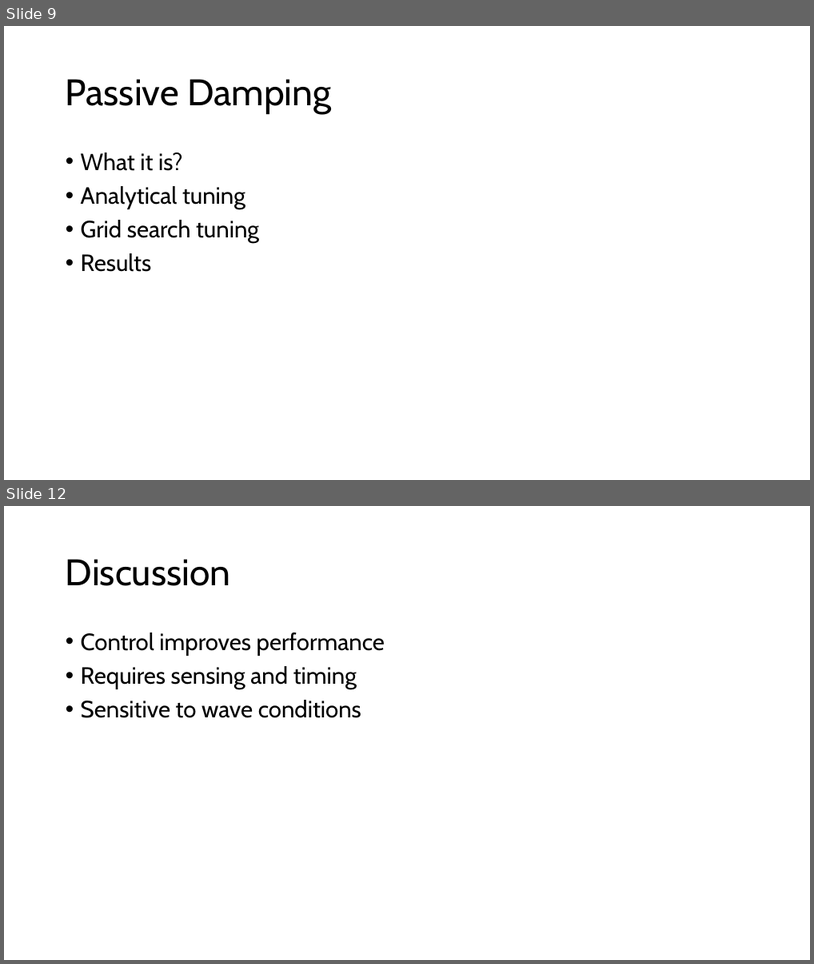
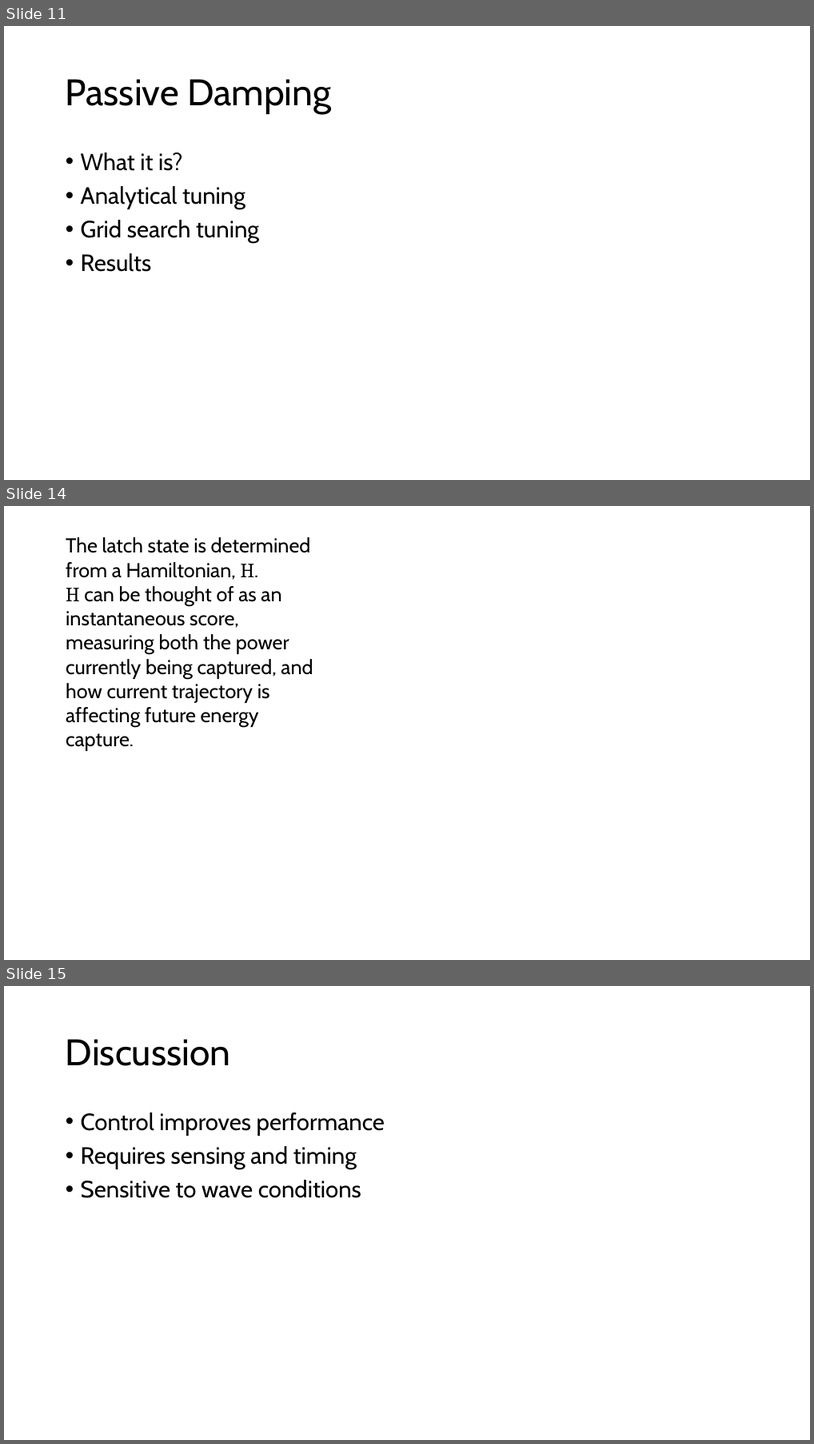
Before and after one commit to lbuckley-jpg/MDM2-Project-2, a slide deck: Presentation/wave_energy_presentation.pptx. Shown one above the other, each under a label of ours: slides 9 and 12 before the commit, slides 11, 14 and 15 after it; the slides between them are not shown. The pictures are 814x964 and 814x1444 pixels, drawn with LibreOffice and Linux fonts; fonts in the diff are those of the drawing. Boxes give left, top, right and bottom in pixels: in the first picture for what was removed or moved away, otherwise in the second. Text is boxed around its words. In the diff, an @@ line names an element or a change of style, - is before the commit and + after.

```diff
--- a/Presentation/wave_energy_presentation.pptx
+++ b/Presentation/wave_energy_presentation.pptx
@@ slide 14 added at (4, 506, 810, 960), background #FFFFFF @@
@@ text added at (66, 537, 313, 751), 24 pt, text #000000 @@
+The latch state is determined from a Hamiltonian, H.
+H can be thought of as an instantaneous score, measuring both the power currently being captured, and how current trajectory is affecting future energy capture.
@@ what was slide 9 is now slide 11 @@
@@ what was slide 12 is now slide 15 @@
```
Also in this commit, not shown: 4 slides changed, 2 other slides added, 31 other files.
